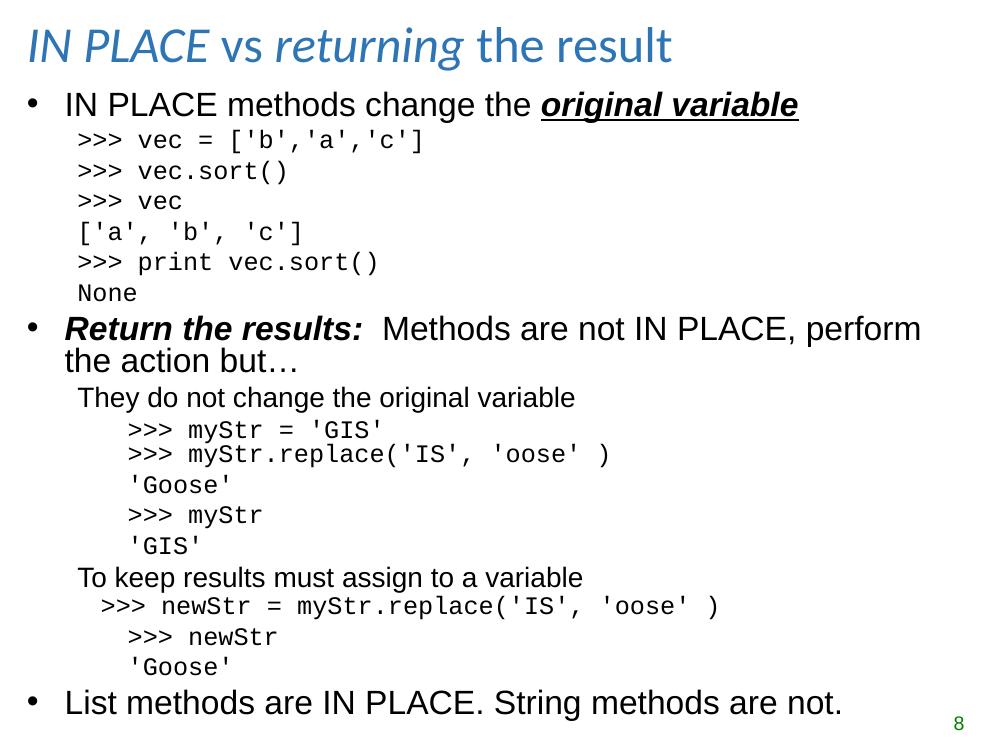
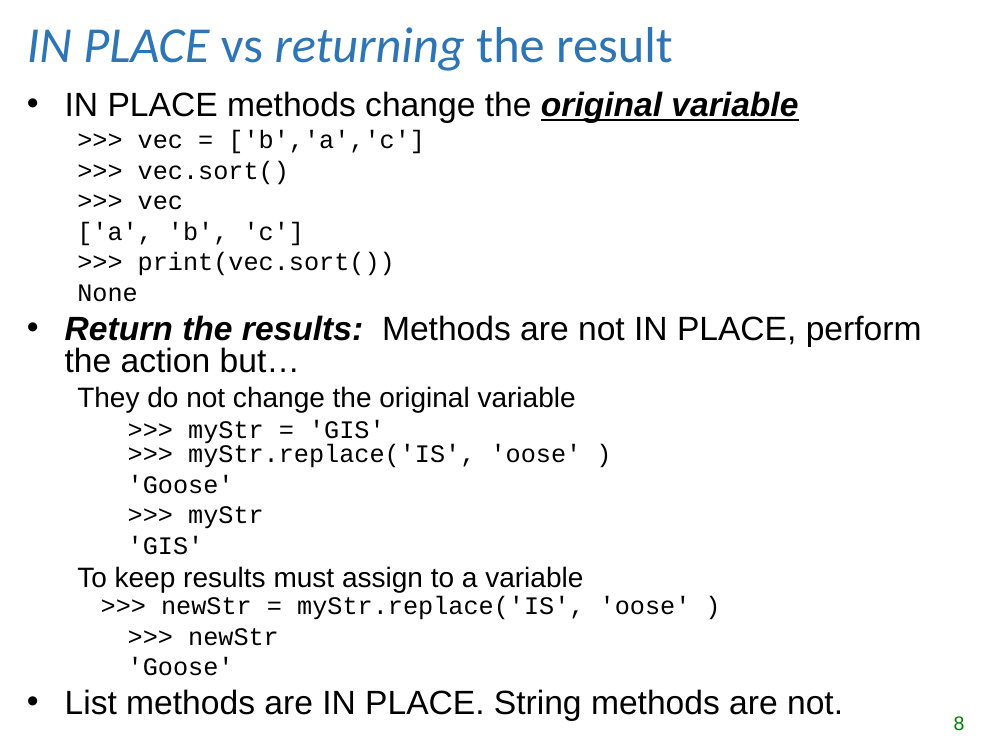
Before and after one commit to lgtateos/gis540, a slide deck: slide 8 of slides/lists_and_tuples.ppt. Drawn at 1008x756 pixels with LibreOffice and Linux fonts; fonts in the diff are those of the drawing. Boxes give left, top, right and bottom in pixels: in the first picture for what was removed or moved away, otherwise in the second. Text is boxed around its words. In the diff, an @@ line names an element or a change of style, - is before the commit and + after.

```diff
--- a/slides/lists_and_tuples.ppt
+++ b/slides/lists_and_tuples.ppt
@@ text at box(138, 252, 395, 276): text changed @@
-  >>> print vec.sort()
+  >>> print(vec.sort())
```
Also in this commit, not shown: 5 other slides changed.
